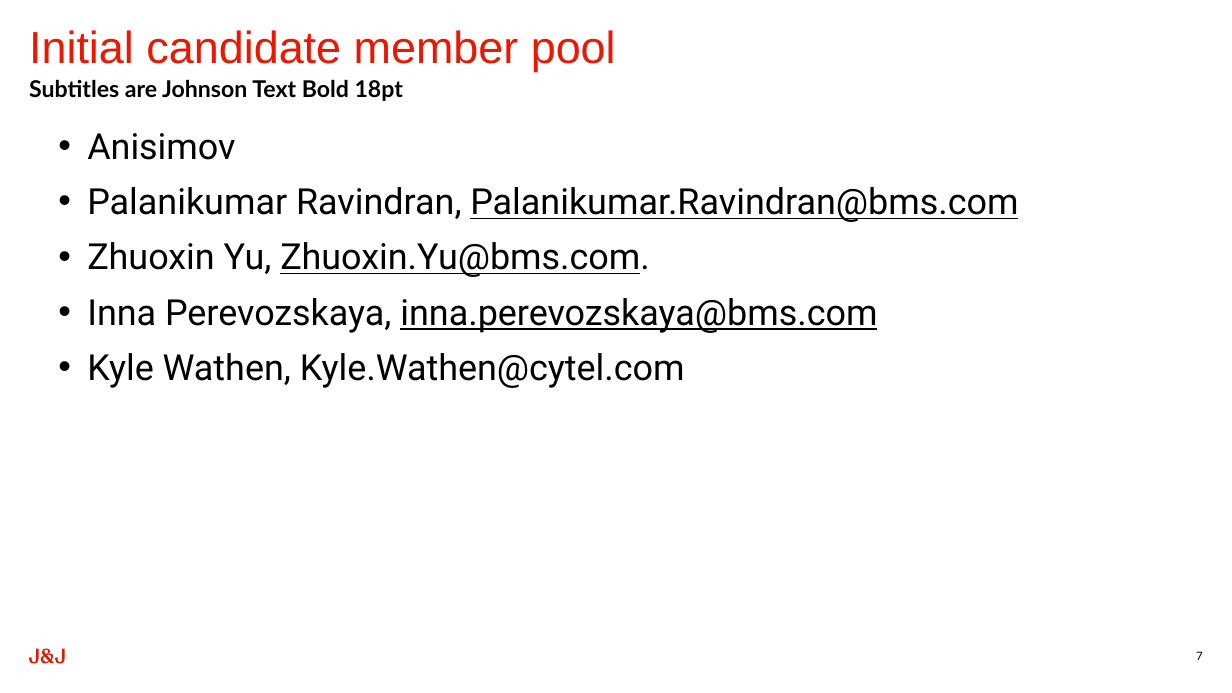
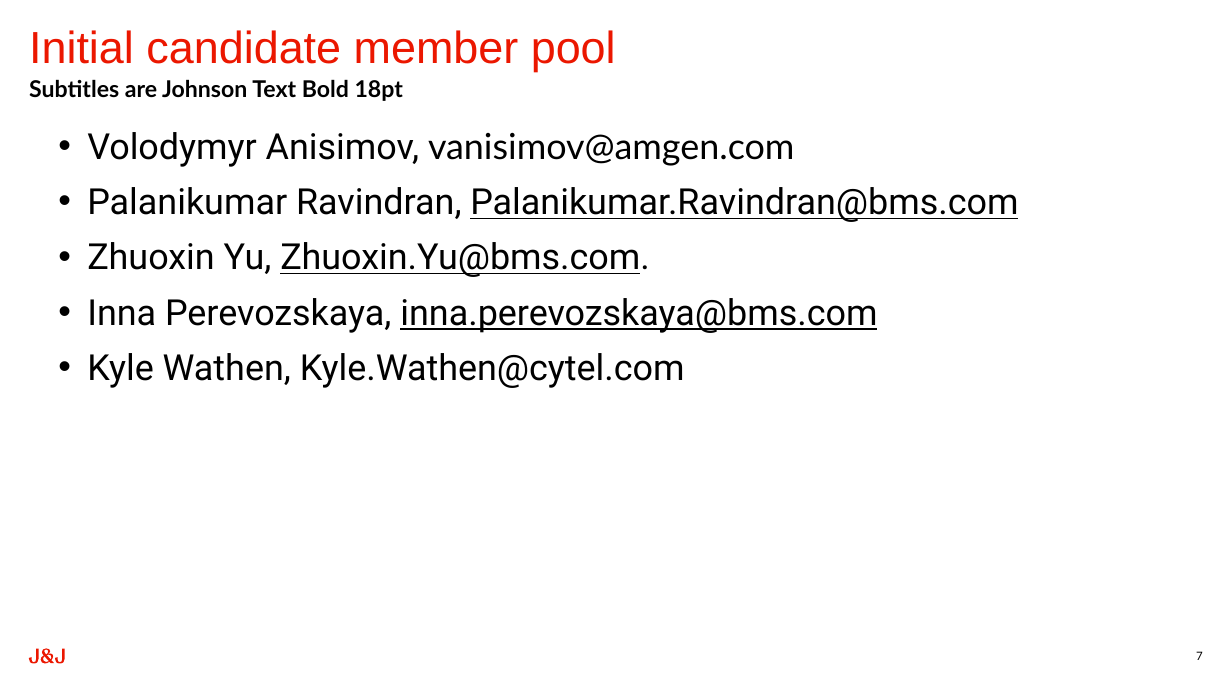
Before and after one commit to zhuoxinbms/efficiencyplustrials.github.io, a slide deck: slide 7 of Presentations/Pitch_deck.pptx. Drawn at 1232x693 pixels with LibreOffice and Linux fonts; fonts in the diff are those of the drawing. Boxes give left, top, right and bottom in pixels: in the first picture for what was removed or moved away, otherwise in the second. Text is boxed around its words. In the diff, an @@ line names an element or a change of style, - is before the commit and + after.

```diff
--- a/Presentations/Pitch_deck.pptx
+++ b/Presentations/Pitch_deck.pptx
@@ text at [87, 132, 794, 167]: text changed; font Roboto to Lato @@
-  • Anisimov
+  • Volodymyr Anisimov, vanisimov@amgen.com
```
Also in this commit, not shown: 2 other slides changed.
